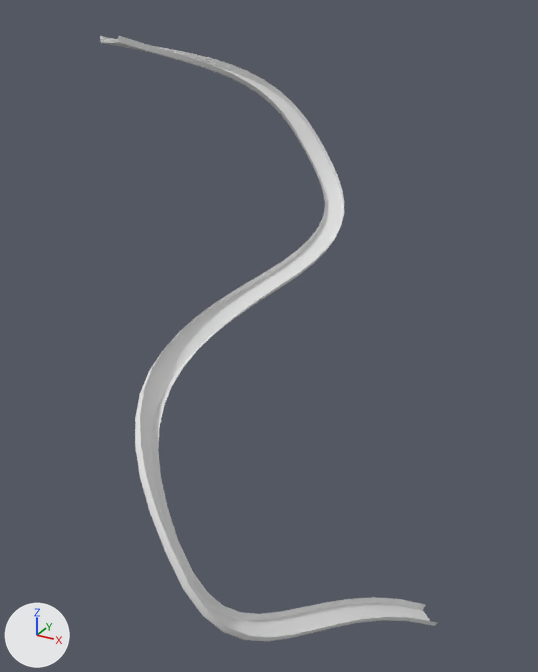
Renders of the Blender file Assets/mesh/track.blend from each side of a commit.
Rendered twice from a 50 mm lens placed at (106.9, -127.0, 6.3), pointed at (39.2, -3.9, -55.2). Every picture has the same lights, and +X, +Y and +Z are marked at lower left.

The scene before the commit, as lines of its bpy script (objects in view):
```python
cu_beziercurve = bpy.data.curves.new('BezierCurve', 'CURVE')
cu_beziercurve.dimensions = '3D'
_sp = cu_beziercurve.splines.new('BEZIER'); _sp.bezier_points.add(4)
_sp.bezier_points.foreach_set('co', [0.0, 0.0, 0.0, 23.66, 44.69, -24.11, 35.47, 2.415, -46.86, 47.69, -52.43, -70.78, 77.94, -4.053, -112.5])
_sp.bezier_points.foreach_set('handle_left', [0.0314, -0.982, 0.185, 11.06, 45.78, -7.138, 41.29, 33.08, -42.93, 34.4, -47.91, -50.0, 60.7, -31.62, -88.72])
_sp.bezier_points.foreach_set('handle_right', [-1.059, 33.11, -6.242, 33.8, 43.81, -37.77, 29.48, -29.12, -50.9, 62.31, -57.4, -93.63, 78.32, -3.434, -113.0])
for _p, _l, _r in zip(_sp.bezier_points, ['ALIGNED', 'ALIGNED', 'ALIGNED', 'ALIGNED', 'ALIGNED'], ['ALIGNED', 'ALIGNED', 'ALIGNED', 'ALIGNED', 'ALIGNED']): _p.handle_left_type = _l; _p.handle_right_type = _r
_sp.bezier_points.foreach_set('tilt', [-0.03, 1.345, 1.345, 0.175, 0.175])
_sp.order_u = 0
_sp.order_v = 0
cu_beziercurve.use_path = True
cu_beziercurve.use_path_clamp = True
cu_beziercurve.bevel_mode = 'OBJECT'
cu_beziercurve.bevel_resolution = 0
cu_beziercurve.fill_mode = 'HALF'
cu_beziercurve.bevel_object = ob_nurbscurve
ob_beziercurve = bpy.data.objects.new('BezierCurve', cu_beziercurve)
ob_beziercurve.location = (0.0, 0.0, 0.0)
```
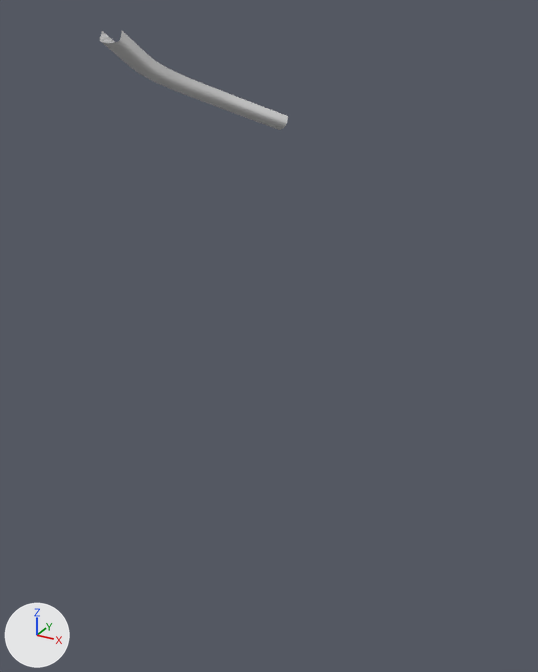
Boxes (x1, y1, x2, y2) around the edits, measured in the pictures (538 x 672 px):
'BezierCurve', reshaped (44% narrower, 83% shorter)
    before: (100, 36, 437, 641)
    after: (100, 31, 288, 130)

The change, as a list of edits to the scene's bpy script:
```text
Change cu_nurbscurve:
    where _sp = cu_nurbscurve.splines.new('NURBS'); _sp.points.add(8)
    add _sp.order_u = 2
    remove cu_nurbscurve.use_path = True
    add _sp.resolution_u = 1
Change cu_beziercurve:
    remove _sp.bezier_points.foreach_set('co', [0.0, 0.0, 0.0, 23.66, 44.69, -24.11, 35.47, 2.415, -46.86, 47.69, -52.43, -70.78, 77.94, -4.053, -112.5])
    remove _sp.bezier_points.foreach_set('handle_left', [0.0314, -0.982, 0.185, 11.06, 45.78, -7.138, 41.29, 33.08, -42.93, 34.4, -47.91, -50.0, 60.7, -31.62, -88.72])
    remove _sp.bezier_points.foreach_set('handle_right', [-1.059, 33.11, -6.242, 33.8, 43.81, -37.77, 29.48, -29.12, -50.9, 62.31, -57.4, -93.63, 78.32, -3.434, -113.0])
    remove for _p, _l, _r in zip(_sp.bezier_points, ['ALIGNED', 'ALIGNED', 'ALIGNED', 'ALIGNED', 'ALIGNED'], ['ALIGNED', 'ALIGNED', 'ALIGNED', 'ALIGNED', 'ALIGNED']): _p.handle_left_type = _l; _p.handle_right_type = _r
    remove _sp.bezier_points.foreach_set('tilt', [-0.03, 1.345, 1.345, 0.175, 0.175])
    _sp: cu_beziercurve.splines.new('BEZIER'); _sp.bezier_points.add(4) -> cu_beziercurve.splines.new('BEZIER'); _sp.bezier_points.add(3)
    add _sp.bezier_points.foreach_set('co', [0.0, 0.0, 0.0, -0.00959, 12.01, -6.997, 7.8, 28.07, -14.5, 19.2, 38.97, -20.58])
    add _sp.bezier_points.foreach_set('handle_left', [0.00137, -1.715, 0.999, -0.595, 9.547, -5.702, 4.94, 24.16, -12.51, 16.33, 36.23, -19.05])
    add _sp.bezier_points.foreach_set('handle_right', [-0.00318, 3.988, -2.324, 1.446, 18.13, -10.22, 10.25, 31.42, -16.19, 21.93, 41.59, -22.04])
    add for _p, _l, _r in zip(_sp.bezier_points, ['ALIGNED', 'ALIGNED', 'ALIGNED', 'ALIGNED'], ['ALIGNED', 'ALIGNED', 'ALIGNED', 'ALIGNED']): _p.handle_left_type = _l; _p.handle_right_type = _r
    add _sp.bezier_points.foreach_set('tilt', [-0.03, -0.03, -0.03, -0.03])
    remove cu_beziercurve.use_path = True
    add _sp.resolution_u = 8
    cu_beziercurve.bevel_object: ob_nurbscurve -> ob_beziercurve_001
```
